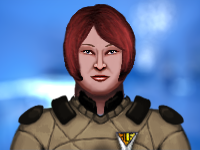
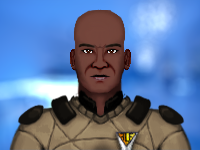
Two versions of the same layered image (w=200, h=150). Layer-by-layer changes:
hid "shortfemale" over (x1=62, y1=4, x2=137, y2=83)
added layer "brow3-b" in group "Brows" over (x1=77, y1=42, x2=123, y2=50)
hid "brow4" over (x1=76, y1=43, x2=124, y2=49)
added layer "sirius_fyrra_f1_eyes-b" in group "Eyes" over (x1=78, y1=46, x2=122, y2=66)
hid "slant" over (x1=77, y1=43, x2=123, y2=62)
added layer "reynose-b" (96%) in group "Nose" over (x1=80, y1=42, x2=125, y2=93)
hid "empire2nose" over (x1=84, y1=46, x2=114, y2=76)
hid "Rebina" over (x1=90, y1=73, x2=111, y2=84)
added layer "empire4_lips-b" in group "Mouth" over (x1=87, y1=73, x2=113, y2=89)
showed "DarkSkin1" over (x1=73, y1=9, x2=126, y2=116)
hid "square1" over (x1=68, y1=6, x2=131, y2=116)
added layer "zolo_ears-b" in group "Ears" over (x1=70, y1=49, x2=131, y2=71)
